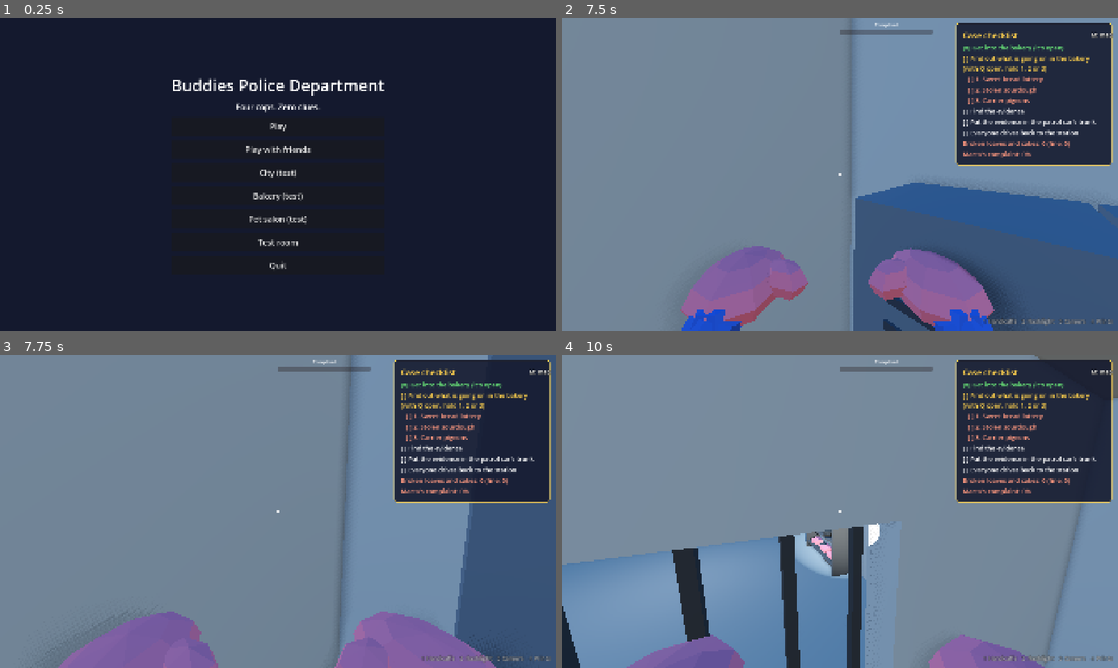
Above: before the commit, frames 1-4 (two rows, left to right).
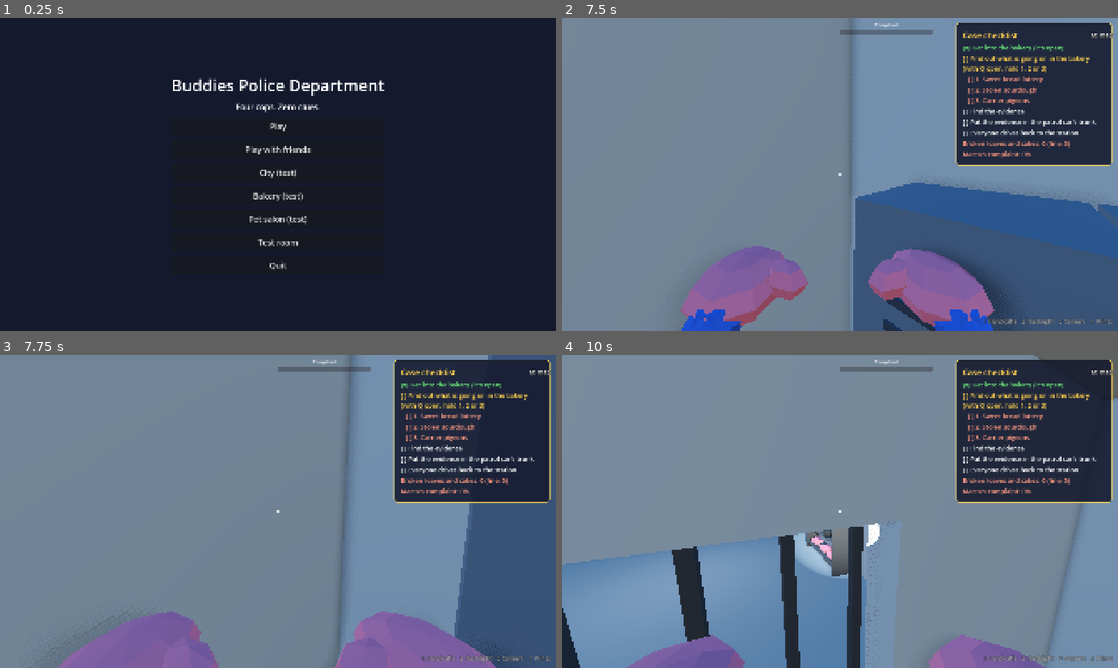
Above: after the commit, the same moments.

Repository: cristiangelini/BPD
Game: Godot game, scene res://scenes/ui/main_menu.tscn
Same seed, same stepped clock (60 frames per second), same inputs: the game is played once before the commit and once after it.
Inputs (mouse positions are in pixels of both pictures, inside the frame that each line leads up to):
- Up to frame 1 (0.25 s): no input
- Up to frame 2 (7.5 s): click "Play" at 0.5 s; tap Enter at 1.25 s; move the mouse to (962, 158) at 1.27 s; hold D (move_right) 1.28-2.03 s; hold R (ask) 1.28-2.03 s; click (962, 158) at 1.42 s; tap Space (jump) at 1.52, 1.82, 2.27, 2.57, 3.77, 4.07, 4.52, 4.82, 5.27, 5.3, 5.57, 5.75, 6.77, 7.07 s; tap G (drop) at 1.55, 2.1, 6.8 s; move the mouse to (812, 174) at 2.02 s; hold W (move_forward) 2.03-6.53 s; click (812, 174) at 2.3 s; move the mouse to (851, 168) at 2.77 s; click (851, 168) at 2.85 s; tap H (siren) at 3.05, 3.6 s; move the mouse to (834, 180) at 3.52 s; click (834, 180) at 3.67 s; right-click (834, 180) at 3.8 s; move the mouse to (878, 177) at 4.27 s; hold E (use) 4.28-5.03 s; right-click (878, 177) at 4.35 s; move the mouse to (795, 171) at 5.02 s; tap E (use) at 5.1 s; move the mouse to (845, 174) at 5.77 s; hold Space (jump) 5.78-6.53 s; click (845, 174) at 5.92 s; tap R (ask) at 6.05, 6.6 s; move the mouse to (817, 168) at 6.52 s; hold D (move_right) 6.53-7.28 s; move the mouse to (867, 174) at 7.27 s; hold W (move_forward) from 7.28 s (still down); hold Q (checklist) from 7.28 s (still down)
- Up to frame 3 (7.75 s): keep holding W (move_forward); keep holding Q (checklist); tap Space (jump) at 7.52 s; click (305, 511) at 7.55 s
- Up to frame 4 (10 s): tap Space (jump) at 7.82, 8.27, 8.57, 9.5, 9.77 s; move the mouse to (812, 511) at 8.02 s; release Q (checklist) at 8.03 s; tap Ctrl (crouch) at 8.1 s; click (812, 511) at 8.17 s; tap H (siren) at 8.3 s; tap Enter at 8.75 s; move the mouse to (851, 505) at 8.77 s; hold G (drop) 8.78-9.53 s; right-click (851, 505) at 9.05 s; move the mouse to (834, 517) at 9.52 s; release W (move_forward) at 9.53 s; hold A (move_left) from 9.53 s (still down); tap F (flashlight) at 9.6 s; tap E (use) at 9.8 s

Frames 1-3 are identical in both runs. In frame 4, 0.1% of the frame differs, in the area x 0-58%, y 53-99%.

Commit message:
Add the good cop / bad cop contrast, the light switch and the coffee
Co-Authored-By: Claude Opus 5.5 (1M context) <noreply@anthropic.com>
Claude-Session: https://claude.ai/code/session_01UXwRy4nCUmp8Zcg5tBLZhH

Diff:
--- /dev/null
+++ b/scenes/props/coffee_cup.tscn
@@ -0,0 +1,19 @@
+[gd_scene load_steps=4 format=3]
+
+[ext_resource type="Script" path="res://scripts/props/coffee_cup.gd" id="1"]
+[ext_resource type="PackedScene" path="res://assets/models/coffee_cup.glb" id="2"]
+
+[sub_resource type="CylinderShape3D" id="Shape"]
+height = 0.12
+radius = 0.045
+
+[node name="CoffeeCup" type="RigidBody3D"]
+collision_layer = 4
+collision_mask = 15
+mass = 0.3
+script = ExtResource("1")
+
+[node name="Shape" type="CollisionShape3D" parent="."]
+shape = SubResource("Shape")
+
+[node name="Model" parent="." instance=ExtResource("2")]
--- a/scripts/case/interrogation/interrogation_case.gd
+++ b/scripts/case/interrogation/interrogation_case.gd
@@ -4,7 +4,7 @@
 ## The interrogation (docs/diseno/interrogatorio.md): the comisario gives the case in his office, the suspect waits
 ## cuffed in the interrogation room, and the cops get a confession out of him before his lawyer gets there. Bad cop
 ## actions raise his nerves and the lawyer meter, good cop ones lower both; the same action twice in a row gives half
-## the nerves. At 30, 60 and 90 nerves something slips out, at 100 he confesses (the case is solved) and at 100
+## the nerves, and good cop right after another cop's bad cop doubles the next bad cop's nerves. At 30, 60 and 90 nerves something slips out, at 100 he confesses (the case is solved) and at 100
 ## lawyer the lawyer takes him away (failed). No time limit (decision 66). Every number here is (propuesta).
 
 ## Each action: nerves and lawyer it adds (negative lowers) and its prompt. The bad cop's raise both.
@@ -14,17 +14,26 @@
 	"eat_donut": {"nerves": 6.0, "lawyer": 3.0, "prompt": "", "react": "SUSPECT_REACT_EAT_DONUT"},
 	"give_donut": {"nerves": -3.0, "lawyer": -12.0, "prompt": "PROMPT_GIVE_DONUT", "react": "SUSPECT_REACT_GIVE_DONUT"},
 	"calm": {"nerves": -2.0, "lawyer": -8.0, "prompt": "PROMPT_CALM_SUSPECT", "react": "SUSPECT_REACT_CALM"},
+	"flick_lights": {"nerves": 8.0, "lawyer": 5.0, "prompt": "PROMPT_FLICK_LIGHTS", "react": "SUSPECT_REACT_LIGHTS"},
+	"give_coffee": {"nerves": -3.0, "lawyer": -10.0, "prompt": "", "react": "SUSPECT_REACT_COFFEE"},
 }
 ## The same action again in a row gives this much of its nerves, each time ("Ya no me asusta, oficial").
 const REPEAT_FACTOR := 0.5
+## Good cop right after bad cop (within CONTRAST_SECONDS): the next bad cop action gives this many times its nerves,
+## if two cops took turns, or less if it was the same one.
+const CONTRAST_SECONDS := 5.0
+const CONTRAST := 2.0
+const SOLO_CONTRAST := 1.3
 ## Seconds between two actions, whoever does them.
 const ACTION_GAP := 1.0
 const SLIPS_AT: Array[float] = [30.0, 60.0, 90.0]
 const FULL := 100.0
 ## A cop eating a donut this close to the suspect counts as the bad cop's action.
 const EAT_REACH := 3.0
-## Seconds the lamp stays on his face.
+## Seconds the lamp stays on his face, and the lights' blinks when a cop flicks them.
 const LAMP_SECONDS := 4.0
+const FLICKS := 3
+const FLICK_SECONDS := 0.15
 ## Seconds between the confession or the lawyer and the end of shift screen.
 const SHIFT_DELAY := 3.0
 const MENU_SCENE := "res://scenes/ui/main_menu.tscn"
@@ -34,6 +43,7 @@
 ## The talker (suspect 1): before each slip he confesses something that has nothing to do with the case.
 const TALKER_LINES := ["TALKER_1", "TALKER_2", "TALKER_3"]
 const LAWYER_MODEL := preload("res://assets/models/npc_abogado.glb")
+const COFFEE_SCENE := preload("res://scenes/props/coffee_cup.tscn")
 
 signal meters_changed(nerves: float, lawyer: float)
 
@@ -55,6 +65,10 @@
 var _streak := 0
 var _gap_left := 0.0
 var _talking_until := 0.0
+## The last bad cop action: who did it and when (ms), and the bonus waiting for the next one.
+var _bad_by: Cop
+var _bad_at := -INF
+var _contrast := 1.0
 
 
 ## The case on in this tree, if any.
@@ -110,19 +124,49 @@
 	_streak = _streak + 1 if id == _last else 0
 	_last = id
 	var gain: float = action.nerves
+	var now := Time.get_ticks_msec() / 1000.0
 	if gain > 0.0:
-		gain *= pow(REPEAT_FACTOR, _streak)
+		gain *= pow(REPEAT_FACTOR, _streak) * _contrast
+		_contrast = 1.0
+		_bad_by = cop
+		_bad_at = now
+	elif now - _bad_at <= CONTRAST_SECONDS:
+		_contrast = CONTRAST if cop != _bad_by else SOLO_CONTRAST
+		_bad_at = -INF
 	nerves = clampf(nerves + gain, 0.0, FULL)
 	lawyer = clampf(lawyer + action.lawyer, 0.0, FULL)
 	meters_changed.emit(nerves, lawyer)
 	if id == "aim_lamp":
 		_aim_lamp()
+	elif id == "flick_lights":
+		_flick_lights()
 	if _streak > 0 and gain > 0.0:
 		_say("SUSPECT_REACT_REPEAT", false)
 	else:
 		_say(action.react, false)
 	_check(cop)
 	return true
+
+
+## A cop uses a prop of the room: the coffee machine fills a cup in their hands, the rest are actions.
+func use_prop(id: String, cop: Cop) -> void:
+	if id != "pour_coffee":
+		act(id, cop)
+		return
+	if not is_on() or cop.get_node("Grabber").held:
+		return
+	var cup: CoffeeCup = COFFEE_SCENE.instantiate()
+	cop.get_parent().add_child(cup)
+	cup.global_position = cop.camera.global_position - cop.camera.global_basis.z * 0.6
+	cop.get_node("Grabber").grab(cup)
+
+
+## A cup of coffee set down near him: he takes it.
+func coffee_served(cup: CoffeeCup) -> bool:
+	if not suspect or cup.global_position.distance_to(suspect.global_position + Vector3.UP * 0.8) > CoffeeCup.REACH:
+		return false
+	var cops := cup.handling_cops(CoffeeCup.SERVED_SECONDS)
+	return act("give_coffee", cops[0] if not cops.is_empty() else null)
 
 
 ## A cop ate a donut: in front of the suspect, it's torture.
@@ -170,6 +214,18 @@
 	tween.tween_property(lamp, "rotation", Transform3D(Basis(), lamp.position).looking_at(face).basis.get_euler(), 0.25)
 	tween.tween_interval(LAMP_SECONDS)
 	tween.tween_property(lamp, "rotation", rest, 0.5)
+
+
+func _flick_lights() -> void:
+	var lamp := get_tree().get_first_node_in_group("interrogation_lamp") as Light3D
+	if not lamp:
+		return
+	var tween := lamp.create_tween()
+	for i in FLICKS:
+		tween.tween_callback(lamp.hide)
+		tween.tween_interval(FLICK_SECONDS)
+		tween.tween_callback(lamp.show)
+		tween.tween_interval(FLICK_SECONDS)
 
 
 func _lawyer_arrives() -> void:
--- a/scripts/case/interrogation/interrogation_prop.gd
+++ b/scripts/case/interrogation/interrogation_prop.gd
@@ -2,19 +2,21 @@
 extends StaticBody3D
 
 ## A piece of the interrogation room a cop can use (E) on the suspect's nerves (interrogatorio.md, "Las acciones"):
-## the steel table to slam, the lamp to turn on his face. Only while an interrogation is on (an InterrogationCase in
+## the steel table to slam, the lamp to turn on his face, the light switch, and the coffee machine that fills a cup. Only while an interrogation is on (an InterrogationCase in
 ## the tree); in any other case it's plain furniture.
 
-## The InterrogationCase.ACTIONS id this prop does.
+## The InterrogationCase.ACTIONS id this prop does, or "pour_coffee".
 var action := ""
 
 
 func prompt_key(_cop: Cop) -> String:
 	var case := InterrogationCase.active(get_tree())
-	return InterrogationCase.ACTIONS[action].prompt if case and case.is_on() else ""
+	if not case or not case.is_on():
+		return ""
+	return "PROMPT_POUR_COFFEE" if action == "pour_coffee" else InterrogationCase.ACTIONS[action].prompt
 
 
 func use(cop: Cop) -> void:
 	var case := InterrogationCase.active(get_tree())
 	if case:
-		case.act(action, cop)
+		case.use_prop(action, cop)
--- a/scripts/levels/city.gd
+++ b/scripts/levels/city.gd
@@ -248,7 +248,7 @@
 	var sign := Label3D.new()
 	sign.text = "SIGN_NO_SMOKING"
 	sign.font_size = 32
-	sign.pixel_size = 0.01
+	sign.pixel_size = 0.006
 	sign.modulate = Color(0.85, 0.2, 0.15)
 	sign.position = InterrogationWing.SIGN_AT
 	sign.rotation.y = -PI / 2
--- a/scripts/levels/interrogation_wing.gd
+++ b/scripts/levels/interrogation_wing.gd
@@ -43,7 +43,8 @@
 	["recording_desk", Vector3(MIRROR_X - 0.6, 0, -14.5), -PI / 2],
 	["interrogation_chair", Vector3(MIRROR_X - 1.8, 0, -13.9), -PI / 2],
 	["interrogation_chair", Vector3(MIRROR_X - 1.8, 0, -15.1), -PI / 2],
-	["station_coffee", Vector3(-HALF_X + 0.6, 0, TO_Z + 0.5), 0.0],
+	["station_coffee", Vector3(-HALF_X + 0.6, 0, TO_Z + 0.5), 0.0, "pour_coffee"],
+	["light_switch", Vector3(ROOM_DOOR.y + 0.4, 1.2, HALL_Z - StationRooms.WALL / 2 - 0.03), PI, "flick_lights"],
 ]
 ## The "no smoking" sign on the interrogation room's east wall, facing the room.
 const SIGN_AT := Vector3(HALF_X - StationRooms.WALL - 0.03, 2.0, -14.5)
@@ -51,7 +52,8 @@
 const SOLID := {
 	"hanging_lamp": Vector3(0.52, 0.2, 0.52),
 	"interrogation_table": Vector3(1.8, 0.76, 0.9), "interrogation_chair": Vector3(0.5, 0.9, 0.5),
-	"recording_desk": Vector3(1.6, 0.76, 0.7),
+	"recording_desk": Vector3(1.6, 0.76, 0.7), "station_coffee": Vector3(0.7, 1.5, 0.6),
+	"light_switch": Vector3(0.12, 0.16, 0.06),
 }
 
 
--- /dev/null
+++ b/scripts/props/coffee_cup.gd
@@ -0,0 +1,23 @@
+class_name CoffeeCup
+extends Grabbable
+
+## A paper cup of coffee from the observation room's machine (interrogatorio.md, "Las acciones"): set down near the
+## suspect in an interrogation, he takes it, and that's the good cop's coffee.
+
+## How close to his chest it has to end up, in meters (propuesta).
+const REACH := 0.9
+## A cop who let go of it this recently gets the credit.
+const SERVED_SECONDS := 3.0
+const SETTLED_SPEED := 0.3
+
+
+func _physics_process(_delta: float) -> void:
+	if not was_held or not holders.is_empty() or linear_velocity.length() > SETTLED_SPEED:
+		return
+	var case := InterrogationCase.active(get_tree())
+	if case and case.coffee_served(self):
+		queue_free()
+
+
+func held_prompt_key(_cop: Cop) -> String:
+	return "PROMPT_COFFEE_CUP"
--- a/tests/unit/test_interrogation_case.gd
+++ b/tests/unit/test_interrogation_case.gd
@@ -136,3 +136,55 @@
 	assert_eq(campaign.money, ShiftReport.SALARY)
 	assert_eq(campaign.history[0].story, "interrogation_" + case.crime)
 	Campaign.save_path = Campaign.SAVE_PATH
+
+
+func test_good_cop_right_after_another_cops_bad_cop_doubles_the_next_one() -> void:
+	case.give_tip()
+	var bad: Cop = level.get_node("Cop")
+	var good: Cop = preload("res://scenes/player/cop.tscn").instantiate()
+	good.input_enabled = false
+	level.add_child(good)
+	case._gap_left = 0.0
+	case.act("slam_table", bad)
+	case._gap_left = 0.0
+	case.act("calm", good)
+	case._gap_left = 0.0
+	case.act("slam_table", bad)
+	assert_eq(case.nerves, 12.0 - 2.0 + 24.0)
+	case._gap_left = 0.0
+	case.act("aim_lamp", bad)
+	assert_eq(case.nerves, 34.0 + 10.0, "only the next one")
+
+
+func test_alone_the_contrast_gives_less() -> void:
+	case.give_tip()
+	var cop: Cop = level.get_node("Cop")
+	for id in ["slam_table", "calm", "slam_table"]:
+		case._gap_left = 0.0
+		case.act(id, cop)
+	assert_almost_eq(case.nerves, 10.0 + 12.0 * InterrogationCase.SOLO_CONTRAST, 0.01)
+
+
+func test_the_light_switch_flicks_the_lights() -> void:
+	case.give_tip()
+	var cop: Cop = level.get_node("Cop")
+	assert_eq(_prop("flick_lights").prompt_key(cop), "PROMPT_FLICK_LIGHTS")
+	_prop("flick_lights").use(cop)
+	assert_eq(case.nerves, 8.0)
+
+
+func test_a_coffee_from_the_machine_set_down_near_him_is_the_good_cops_coffee() -> void:
+	case.give_tip()
+	var cop: Cop = level.get_node("Cop")
+	var machine := _prop("pour_coffee")
+	assert_eq(machine.prompt_key(cop), "PROMPT_POUR_COFFEE")
+	case.lawyer = 50.0
+	machine.use(cop)
+	var cup: CoffeeCup = cop.get_node("Grabber").held
+	assert_not_null(cup, "the cup comes out in the cop's hands")
+	cop.get_node("Grabber").release()
+	cup.global_position = level.suspect.global_position + Vector3(0, 0.85, 0.5)
+	cup.linear_velocity = Vector3.ZERO
+	await wait_physics_frames(20)
+	assert_eq(case.lawyer, 40.0)
+	assert_false(is_instance_valid(cup), "he took it")
--- a/translations/texts.csv
+++ b/translations/texts.csv
@@ -597,3 +597,8 @@
 SUSPECT_REACT_GIVE_DONUT,Mmm... ustedes son buena gente.,Mmm... you guys are nice.,Hmm... vocês são gente boa.
 SUSPECT_REACT_CALM,Bueno... si es así...,Well... if you put it that way...,Bom... se é assim...
 SUSPECT_REACT_REPEAT,"Ya no me asusta, oficial.","That doesn't scare me anymore, officer.","Isso não me assusta mais, policial."
+PROMPT_FLICK_LIGHTS,E: apagar y prender la luz,E: flick the lights,E: apagar e acender a luz
+PROMPT_POUR_COFFEE,E: servir un café,E: pour a coffee,E: servir um café
+PROMPT_COFFEE_CUP,"Déjale el café en la mesa, cerca de él · Clic derecho: tirarlo","Set the coffee on the table, close to him · Right click: throw it","Deixe o café na mesa, perto dele · Clique direito: jogar"
+SUSPECT_REACT_LIGHTS,¿Quién apagó la luz? ¿Hay alguien ahí?,Who turned off the light? Is someone there?,Quem apagou a luz? Tem alguém aí?
+SUSPECT_REACT_COFFEE,"Ah, café... Está frío, pero gracias.","Ah, coffee... It's cold, but thanks.","Ah, café... Está frio, mas obrigado."
Binary file added: assets/models/coffee_cup.glb
Not shown, added: assets/models/coffee_cup.glb.import
Binary file added: assets/models/light_switch.glb
Not shown, added: assets/models/light_switch.glb.import
Not shown, added: scripts/props/coffee_cup.gd.uid
Not shown, changed: CHANGELOG.md
Not shown, changed: docs/diseno/interrogatorio.md
Not shown, changed: tools/modelgen/models/interrogation.js
